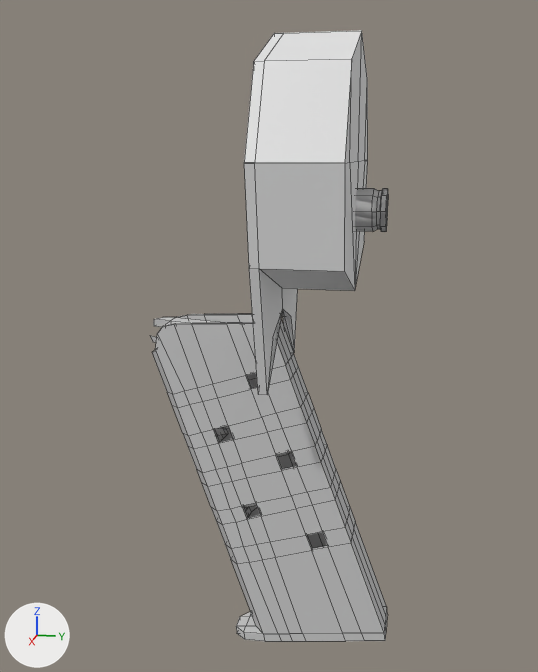
What one commit did to the FBX model assets/colt_1911_magazine.FBX.
Before and after are seen from a camera (50 mm lens) standing at (0.1992, 0.0385, 0.0145) and looking at (-0.0016, -0.0017, -0.0357). Every picture has the same lights, and +X, +Y and +Z are marked at lower left. Mesh edges are drawn as thin lines. Where no turn or scale is listed for an object, it has been applied to the vertices. Vertices at the same position are counted once.

Before the edit, the objects in view are built like this:
```python
me_45_acp_round = bpy.data.meshes.new('45_acp_round')
me_45_acp_round.from_pydata(...)  # 77 vertices, 81 faces; spans x -0.0056..0.0056, y 0.0..0.0301, z -0.0056..0.0056
me_barrel_bushing = bpy.data.meshes.new('barrel bushing')
me_barrel_bushing.from_pydata(...)  # 51 vertices, 56 faces; spans x -0.0347..0.0347, y 0.0..0.0222, z -0.0455..0.0441
me_magazine = bpy.data.meshes.new('magazine')
me_magazine.from_pydata(...)  # 484 vertices, 491 faces; spans x -0.0132..0.0, y -0.0357..0.0339, z -0.0516..0.0481
me_magazine.materials.append(mat_03___default)  # light grey #cacaca
ob_45_acp_round = bpy.data.objects.new('45_acp_round', me_45_acp_round)
ob_45_acp_round.location = (0.0, 0.0, 0.0)
ob_barrel_bushing = bpy.data.objects.new('barrel bushing', me_barrel_bushing)
ob_barrel_bushing.location = (0.0, 0.0, 0.0)
ob_magazine = bpy.data.objects.new('magazine', me_magazine)
ob_magazine.location = (0.0065, 0.0006, -0.0783)
```
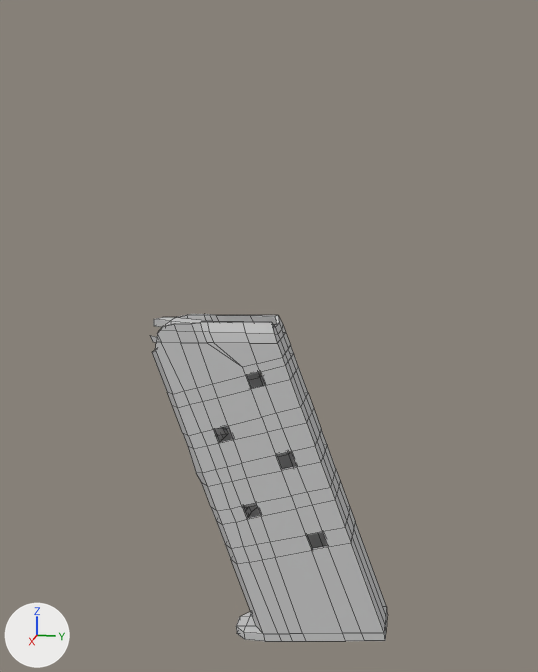
Where the change shows, as pixel boxes [x1, y1, x2, y2] in the pictures (538 x 672 px; the box of a moved part takes in the faces that stretch with it):
'barrel bushing', hidden
    before: [244, 30, 368, 395]
'45_acp_round', hidden
    before: [355, 188, 388, 232]
part 1 of me_magazine, built on
    before: [191, 314, 256, 384]
    after: [155, 314, 291, 394]
part 2 of me_magazine, moved or reshaped
    both: [188, 447, 207, 486]

Patch to the scene script:
```diff
--- a/assets/colt_1911_magazine.FBX.py
+++ b/assets/colt_1911_magazine.FBX.py
@@ me_magazine @@
 # used by ob_magazine; location = (0.0065, 0.0006, -0.0783)
-me_magazine.from_pydata(...)  # 484 vertices, 491 faces; spans x -0.0132..0.0, y -0.0357..0.0339, z -0.0516..0.0481
+me_magazine.from_pydata(...)  # 572 vertices, 579 faces; spans x -0.0132..0.0, y -0.0357..0.0339, z -0.0516..0.0481
+# me_magazine part 1: 12 vertices moved from x -0.0132..0.0, y -0.0082..-0.0003, z 0.0478..0.0481 to x -0.0132..0.0, y -0.004..0.0031, z 0.0368..0.039; 4 vertices removed from x -0.0132..0.0, y -0.0125, z 0.0476; 92 vertices added at x -0.0132..0.0, y -0.0328..0.0017, z 0.0355..0.0481
+# me_magazine part 2: 3 vertices moved from x -0.0086..-0.004, y -0.0232..-0.0223, z 0.0021..0.0024 to x -0.0091..-0.0035, y -0.0232..-0.0223, z 0.0011..0.0014
 me_magazine.materials.append(mat_03___default)
@@ ob_barrel_bushing @@
 ob_barrel_bushing.location = (0.0, 0.0, 0.0)
+ob_barrel_bushing.hide_viewport = True
@@ ob_45_acp_round @@
 ob_45_acp_round.location = (0.0, 0.0, 0.0)
+ob_45_acp_round.hide_viewport = True
```
